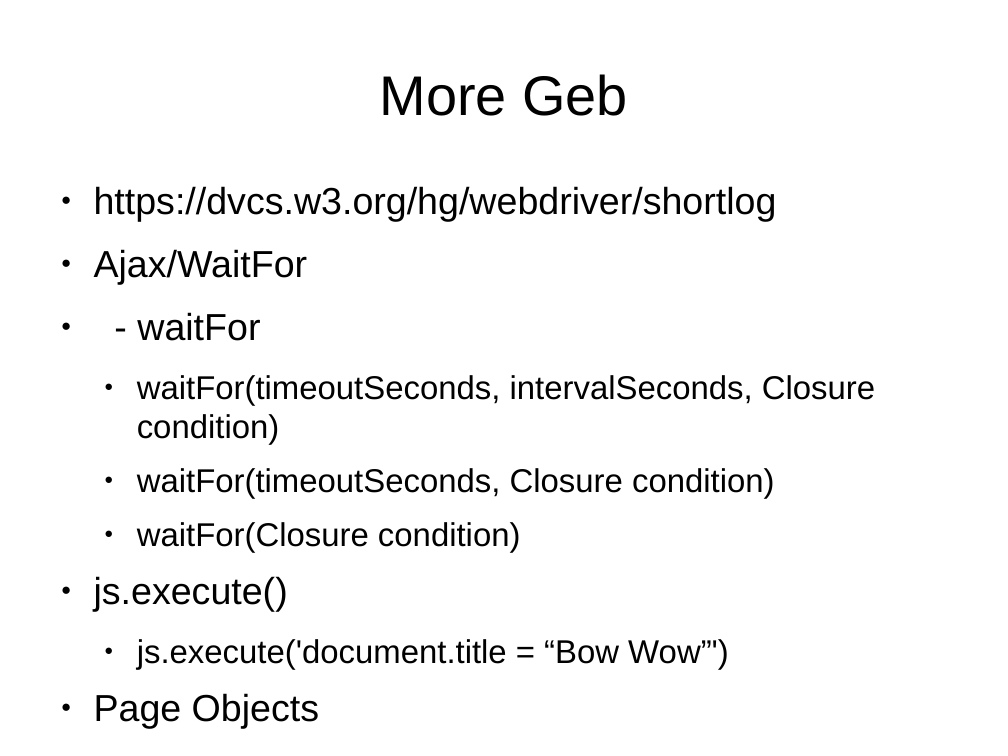
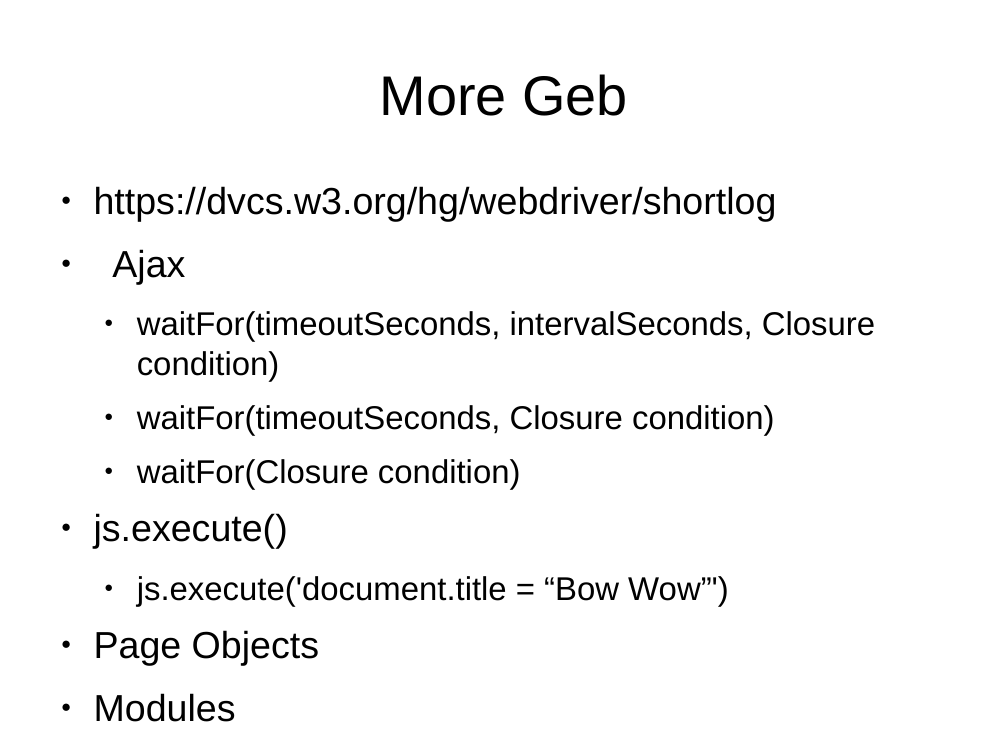
Before and after one commit to bherrmann7/simple-geb, a slide deck: slide 27 of talk/talk.odp. Drawn at 1008x756 pixels with LibreOffice and Linux fonts; fonts in the diff are those of the drawing. Boxes give left, top, right and bottom in pixels: in the first picture for what was removed or moved away, otherwise in the second. Text is boxed around its words. In the diff, an @@ line names an element or a change of style, - is before the commit and + after.

```diff
--- a/talk/talk.odp
+++ b/talk/talk.odp
@@ text at (x1=112, y1=249, x2=185, y2=285): text changed @@
-● Ajax/WaitFor
-● - waitFor
+● Ajax
```
Also in this commit, not shown: 3 other slides changed.
